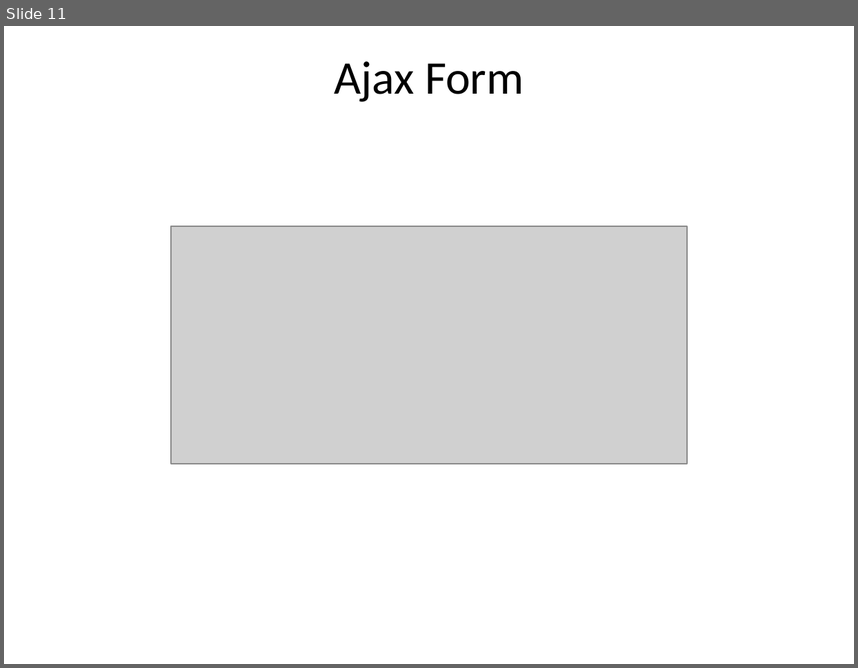
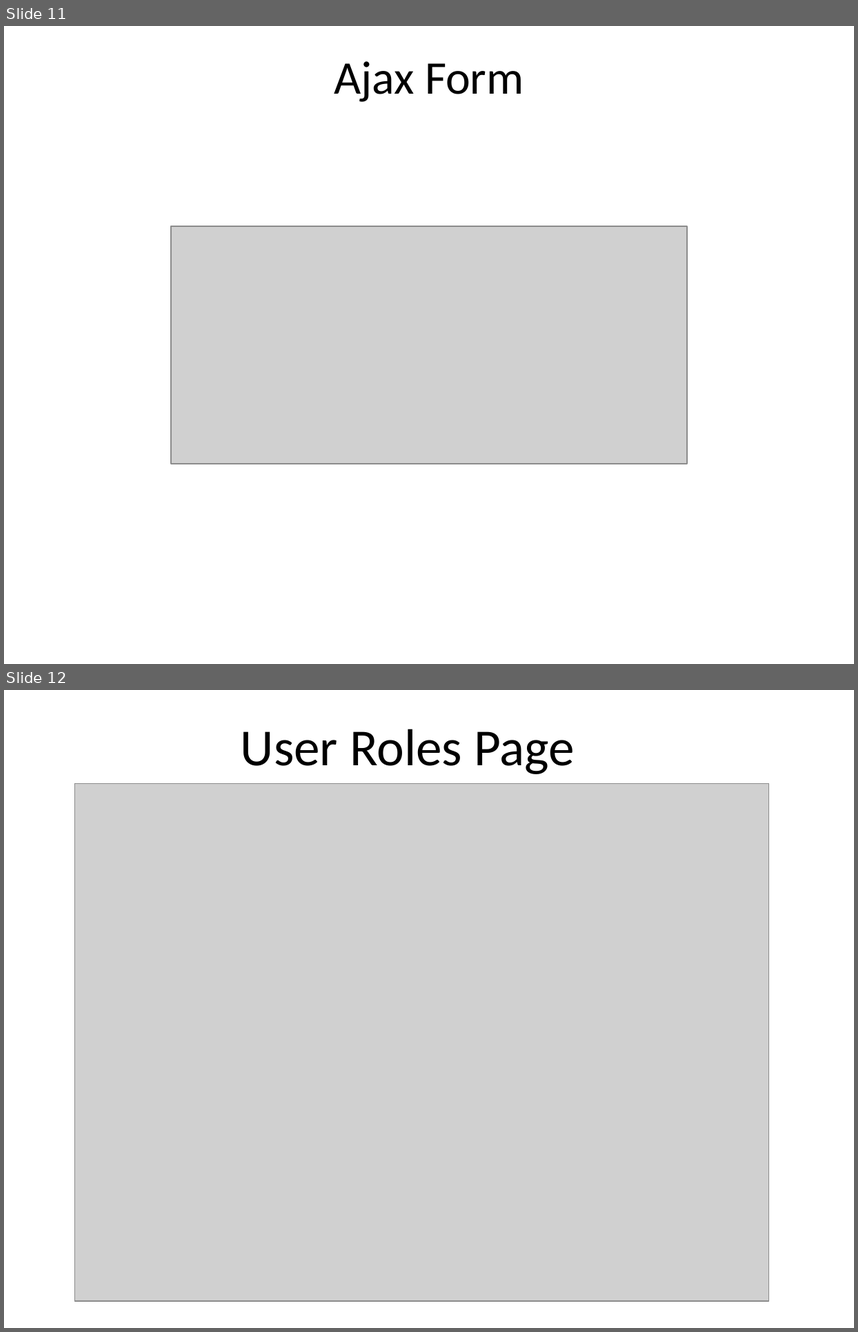
Before and after one commit to mikey32230/InventoryManagement, a slide deck: 3610 Presentation.pptx. Shown one above the other, each under a label of ours: slide 11 before the commit, slides 11 and 12 after it. The pictures are 858x668 and 858x1332 pixels, drawn with LibreOffice and Linux fonts; fonts in the diff are those of the drawing; grey boxes stand for pictures. Boxes give left, top, right and bottom in pixels: in the first picture for what was removed or moved away, otherwise in the second. Text is boxed around its words. In the diff, an @@ line names an element or a change of style, - is before the commit and + after.

Commit message:
added one slide

```diff
--- a/3610 Presentation.pptx
+++ b/3610 Presentation.pptx
@@ slide 12 added at <box>4,690,854,1328</box>, background #FFFFFF @@
@@ title added at <box>241,729,575,774</box>, 44 pt, text #000000 @@
+User Roles Page
@@ picture added at <box>74,784,769,1301</box> @@
```
Also in this commit, not shown: 10 other slides changed.
